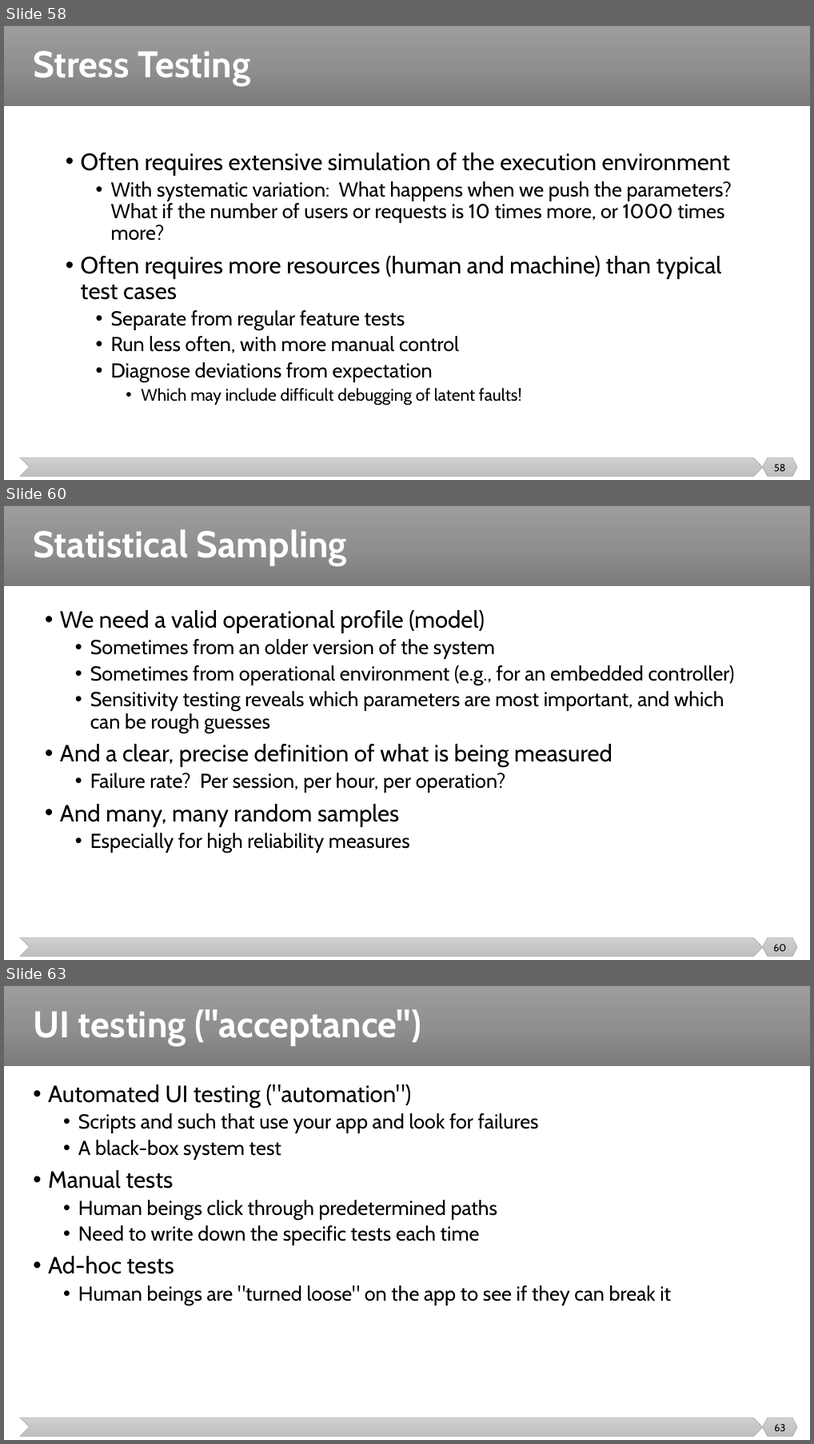
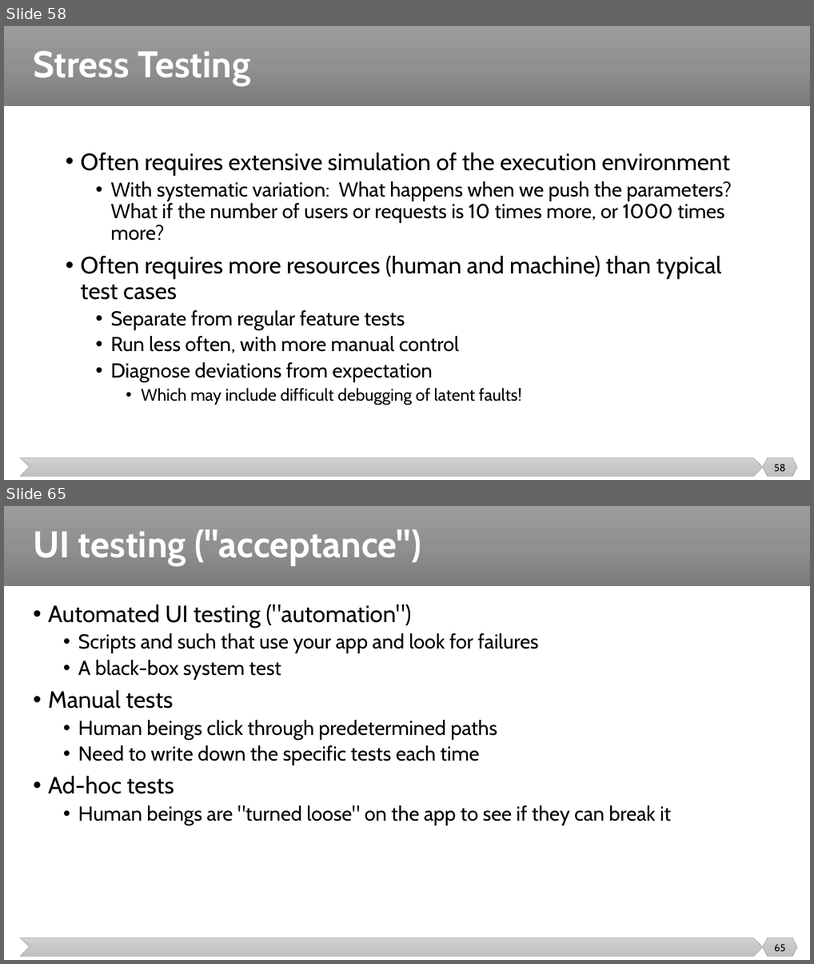
Before and after one commit to malenezi/malenezi, a slide deck: SE401/Lectures/8-Integration, System and Regression Testing/System Testing.pptx. Shown one above the other, each under a label of ours: slides 58, 60 and 63 before the commit, slides 58 and 65 after it; the slides between them are not shown. The pictures are 814x1444 and 814x964 pixels, drawn with LibreOffice and Linux fonts; fonts in the diff are those of the drawing. Boxes give left, top, right and bottom in pixels: in the first picture for what was removed or moved away, otherwise in the second. Text is boxed around its words. In the diff, an @@ line names an element or a change of style, - is before the commit and + after.

```diff
--- a/SE401/Lectures/8-Integration, System and Regression Testing/System Testing.pptx
+++ b/SE401/Lectures/8-Integration, System and Regression Testing/System Testing.pptx
@@ slide 60 removed at (4, 506, 810, 960), background #FFFFFF; not listed: 3 template elements that a slide beside it also shows @@
@@ title removed at (33, 529, 347, 566) @@
-Statistical Sampling
@@ text removed at (60, 610, 735, 852) @@
-• We need a valid operational profile (model)
-  • Sometimes from an older version of the system
-  • Sometimes from operational environment (e.g., for an embedded controller)
-  • Sensitivity testing reveals which parameters are most important, and which can be rough guesses
-• And a clear, precise definition of what is being measured
-  • Failure rate? Per session, per hour, per operation?
-• And many, many random samples
-  • Especially for high reliability measures
@@ page number removed at (774, 944, 786, 951) @@
-60
@@ what was slide 63 is now slide 65 @@
@@ page number at (774, 944, 786, 951): text changed @@
-63
+65
```
Also in this commit, not shown: 1 slide changed, 8 slides added, 3 other slides removed.
